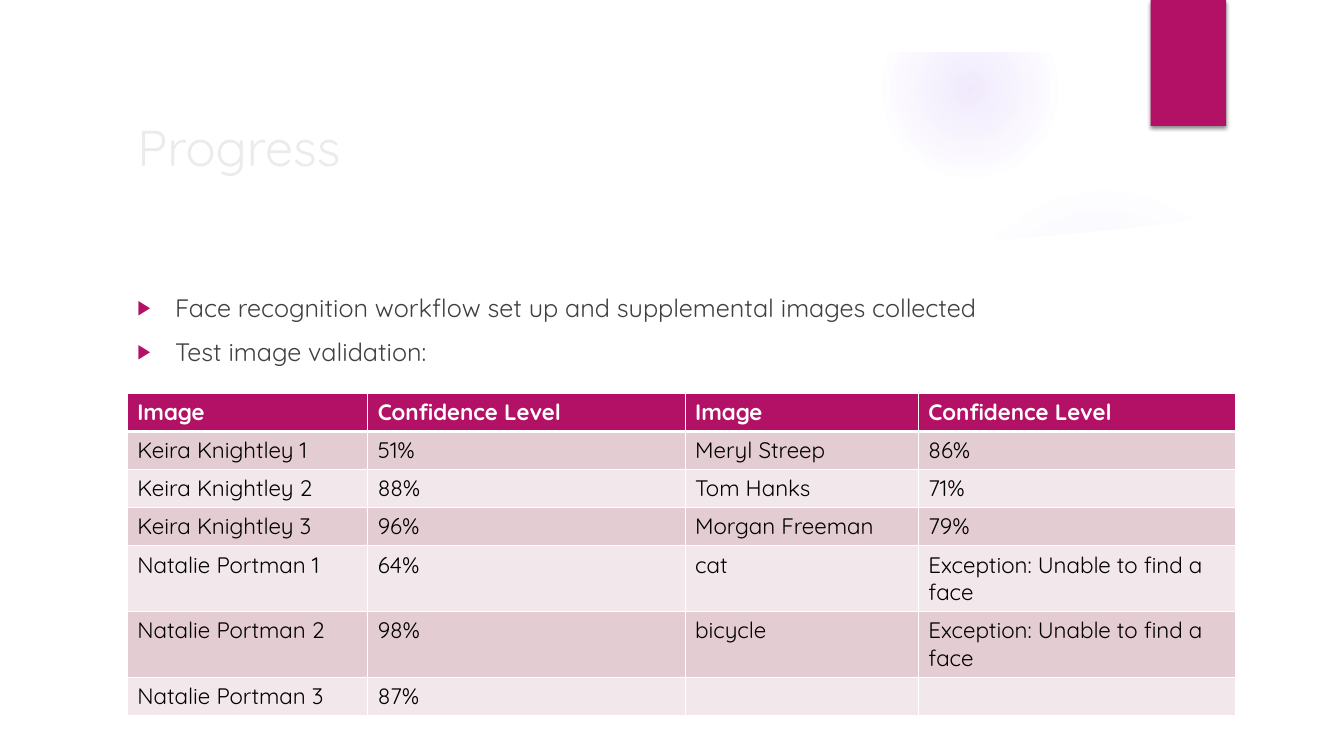
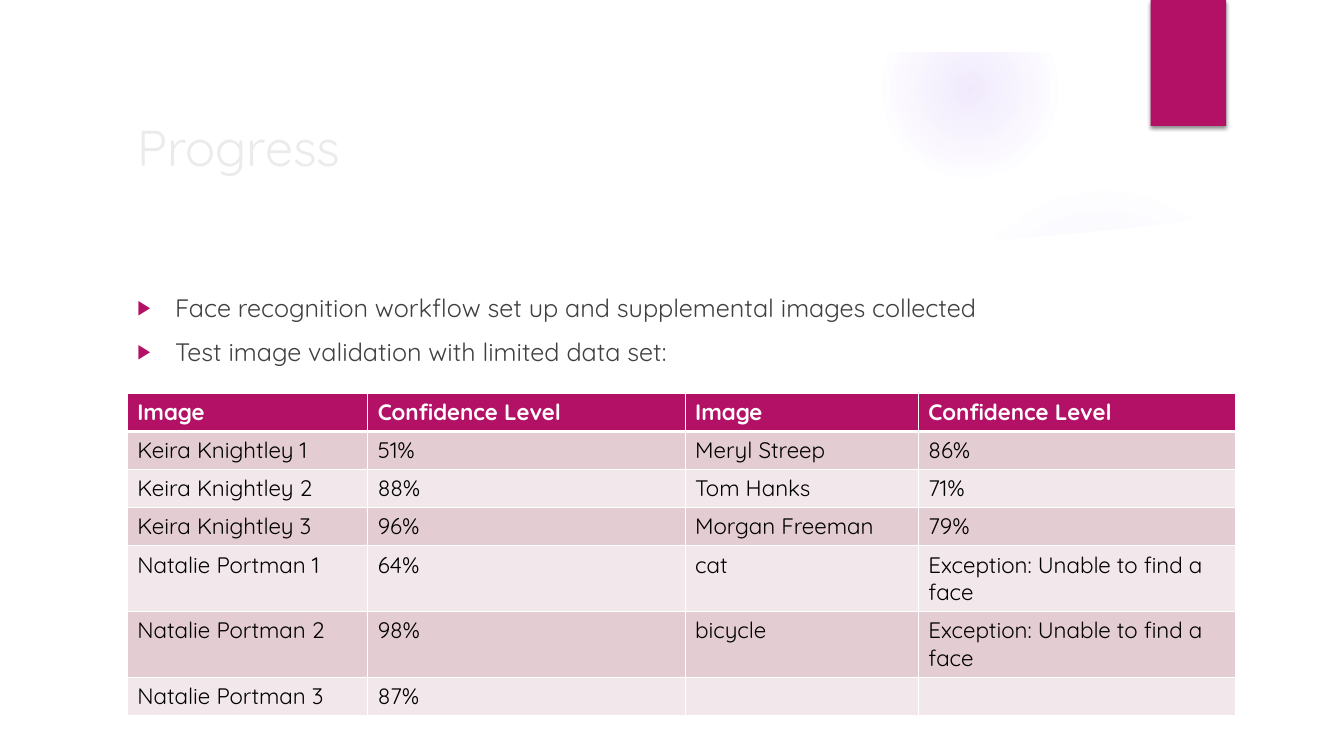
Before and after one commit to erstrong/BigDataSystemsandIntelligenceAnalytics, a slide deck: slide 9 of ProgressReport.pptx. Drawn at 1344x756 pixels with LibreOffice and Linux fonts; fonts in the diff are those of the drawing; background and template pictures are left out. Boxes give left, top, right and bottom in pixels: in the first picture for what was removed or moved away, otherwise in the second. Text is boxed around its words. In the diff, an @@ line names an element or a change of style, - is before the commit and + after.

```diff
--- a/ProgressReport.pptx
+++ b/ProgressReport.pptx
@@ text at (175,342,666,366): text changed @@
-▶ Test image validation:
+▶ Test image validation with limited data set:
```
Also in this commit, not shown: 1 other slide changed, 4 other files.
